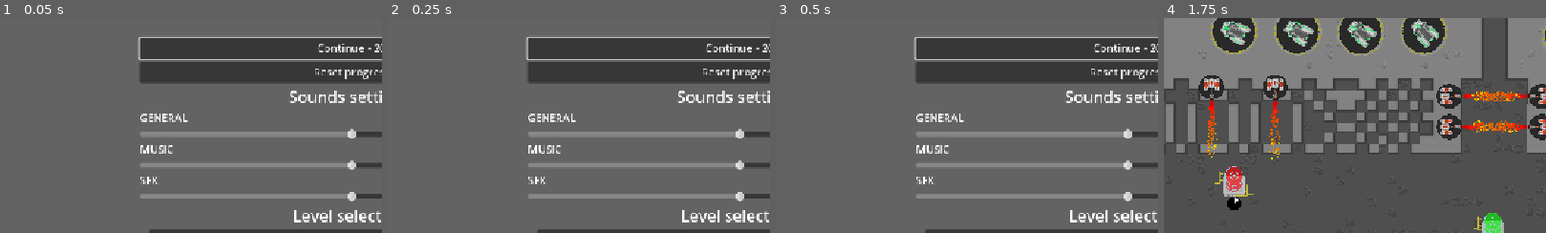
Above: before the commit, frames 1-4 (left to right).
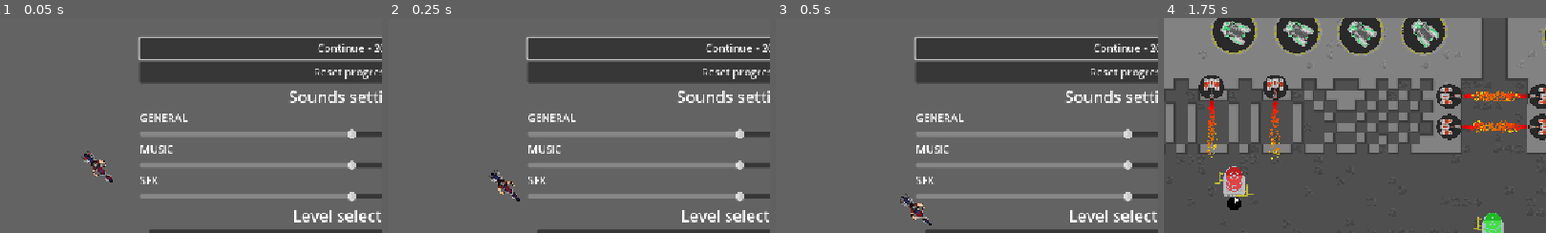
Above: after the commit, the same moments.

Repository: IwailerI/micro-jam-colors
Game: Godot game, scene res://scenes/mainmenu/mainmenu.tscn
Two runs of this game, one before a commit and one after it. Both use one fixed random seed, a clock stepped at 60 frames per second and the inputs below.
Inputs:
- Up to frame 1 (0.05 s): no input
- Up to frame 2 (0.25 s): no input
- Up to frame 3 (0.5 s): no input
- Up to frame 4 (1.75 s): click "Continue - 20" at 0.5 s; hold D (movement_right) from 1.28 s (still down); hold Space (throttle) from 1.28 s (still down)
The pictures show only the part of the screen within x 4-54%, y 25-75%; the shares and areas given below are measured in that part.

The runs differ from the first frame. In frame 1, 0.4% of the frame differs, in the area x 21-30%, y 61-77%; in frame 2, 0.3%; in frame 3, 0.4%; in frame 4, nothing differs.

Commit message:
add player to main menu

Diff:
--- a/levels/level_2.tscn
+++ b/levels/level_2.tscn
@@ -22,32 +22,6 @@
 
 [node name="Walls" parent="Tileset" index="1"]
 tile_map_data = PackedByteArray("AAAGABIAAAACAAUAAAAGABEAAAACAAQAAAAGABAAAAACAAQAAAAGAA8AAAACAAQAAAAFABIAAAABAAUAAAAFAB …(10704 unchanged characters)…
-
-[node name="Potion" parent="Pickups" index="0" instance=ExtResource("3_0srwa")]
-position = Vector2(544, 72)
-red = true
-
-[node name="Potion2" parent="Pickups" index="1" instance=ExtResource("3_0srwa")]
-position = Vector2(805, 72)
-red = true
-
-[node name="Potion3" parent="Pickups" index="2" instance=ExtResource("3_0srwa")]
-position = Vector2(674, 357)
-green = true
-blue = true
-
-[node name="Potion5" parent="Pickups" index="3" instance=ExtResource("3_0srwa")]
-position = Vector2(600, 629)
-blue = true
-
-[node name="Potion6" parent="Pickups" index="4" instance=ExtResource("3_0srwa")]
-position = Vector2(399, 630)
-blue = true
-
-[node name="Potion4" parent="Pickups" index="5" instance=ExtResource("3_0srwa")]
-position = Vector2(409, 359)
-red = true
-green = true
 
 [node name="Canon" parent="Hazards" index="0" instance=ExtResource("2_pqqg8")]
 position = Vector2(1058, 204)
@@ -78,5 +52,31 @@
 wakeup = 0.5
 cooldown = 2.0
 
+[node name="Potion" parent="Pickups" index="0" instance=ExtResource("3_0srwa")]
+position = Vector2(544, 72)
+red = true
+
+[node name="Potion2" parent="Pickups" index="1" instance=ExtResource("3_0srwa")]
+position = Vector2(805, 72)
+red = true
+
+[node name="Potion3" parent="Pickups" index="2" instance=ExtResource("3_0srwa")]
+position = Vector2(674, 357)
+green = true
+blue = true
+
+[node name="Potion5" parent="Pickups" index="3" instance=ExtResource("3_0srwa")]
+position = Vector2(600, 629)
+blue = true
+
+[node name="Potion6" parent="Pickups" index="4" instance=ExtResource("3_0srwa")]
+position = Vector2(399, 630)
+blue = true
+
+[node name="Potion4" parent="Pickups" index="5" instance=ExtResource("3_0srwa")]
+position = Vector2(409, 359)
+red = true
+green = true
+
 [node name="DeliveryPoint" parent="." index="7"]
 position = Vector2(51, 357)
--- a/levels/level_4.tscn
+++ b/levels/level_4.tscn
@@ -25,6 +25,16 @@
 [node name="Walls" parent="Tileset" index="1"]
 tile_map_data = PackedByteArray("AAAXAB0AAAACAAUAAAAXABwAAAACAAQAAAAXABsAAAACAAQAAAAXABoAAAACAAQAAAAXABkAAAACAAQAAAAXAB …(5376 unchanged characters)…
 
+[node name="Crossbow" parent="Hazards" index="0" instance=ExtResource("2_s4mq8")]
+position = Vector2(43, 324)
+wakeup = 0.0
+cooldown = 1.2
+
+[node name="Crossbow2" parent="Hazards" index="1" instance=ExtResource("2_s4mq8")]
+position = Vector2(1090, 349)
+wakeup = 0.0
+cooldown = 1.2
+
 [node name="Potion" parent="Pickups" index="0" instance=ExtResource("3_t0qhu")]
 position = Vector2(168, 603)
 red = true
@@ -45,15 +55,5 @@
 green = true
 blue = true
 
-[node name="Crossbow" parent="Hazards" index="0" instance=ExtResource("2_s4mq8")]
-position = Vector2(43, 324)
-wakeup = 0.0
-cooldown = 1.2
-
-[node name="Crossbow2" parent="Hazards" index="1" instance=ExtResource("2_s4mq8")]
-position = Vector2(1090, 349)
-wakeup = 0.0
-cooldown = 1.2
-
 [node name="DeliveryPoint" parent="." index="7"]
 position = Vector2(503, 365)
--- a/objects/player/player.gd
+++ b/objects/player/player.gd
@@ -12,6 +12,8 @@
 @export var max_speed: float = 500.0
 @export var throttle_acceleration: float = 50.0
 @export var passive_acceleration: float = -25.0 # deceleration when not pressing throttle
+
+@export var menu := false
 
 @export_category("Ramping")
 @export var ramping_speed: float = 500.0
@@ -33,6 +35,9 @@
 
 func _ready() -> void:
 	normal_collision_mask = collision_mask
+	if menu:
+		direction = PI * 0.25
+		global_rotation = direction
 
 
 func _physics_process(delta: float) -> void:
@@ -47,12 +52,14 @@
 
 func _alive_movement(delta: float) -> void:
 	# handling throttle
-	var throttle_pressed := Input.is_action_pressed("throttle")
+	var throttle_pressed := not menu and Input.is_action_pressed("throttle")
 	var acceleration: float = throttle_acceleration if throttle_pressed else passive_acceleration
 	speed = clamp(speed + acceleration * delta, base_speed, max_speed)
 
 	# handling direction
 	var inp := Input.get_vector("movement_left", "movement_right", "movement_up", "movement_down")
+	if menu:
+		inp = Vector2.ZERO
 
 	var wanted_angle := 0.0
 	if inp.is_zero_approx():
--- a/scenes/mainmenu/mainmenu.tscn
+++ b/scenes/mainmenu/mainmenu.tscn
@@ -1,10 +1,13 @@
-[gd_scene load_steps=8 format=3 uid="uid://c4cdiiuvogpet"]
+[gd_scene load_steps=10 format=3 uid="uid://c4cdiiuvogpet"]
 
 [ext_resource type="PackedScene" uid="uid://7u7dmuh7u7ca" path="res://scenes/mainmenu/level_selection.tscn" id="1_1css7"]
 [ext_resource type="Script" uid="uid://x2o52u6q7kyo" path="res://scenes/mainmenu/continue.gd" id="1_oktx4"]
 [ext_resource type="Script" uid="uid://cq5uc04um7k80" path="res://scenes/mainmenu/reset.gd" id="2_ckupo"]
 [ext_resource type="Script" uid="uid://uj4jd65vcgdo" path="res://scenes/mainmenu/window.gd" id="3_fi8nj"]
 [ext_resource type="PackedScene" uid="uid://bco8edvycsrid" path="res://scenes/sounds_settings/sounds_settings.tscn" id="4_xyqql"]
+[ext_resource type="PackedScene" uid="uid://cdj8wgxuxnkiv" path="res://objects/player/player.tscn" id="6_2x7eg"]
+
+[sub_resource type="WorldBoundaryShape2D" id="WorldBoundaryShape2D_xyqql"]
 
 [sub_resource type="LabelSettings" id="LabelSettings_so3ay"]
 font_size = 60
@@ -20,7 +23,39 @@
 grow_horizontal = 2
 grow_vertical = 2
 
+[node name="Node2D" type="Node2D" parent="."]
+
+[node name="StaticBody2D" type="StaticBody2D" parent="Node2D"]
+collision_layer = 8
+collision_mask = 0
+
+[node name="CollisionShape2D" type="CollisionShape2D" parent="Node2D/StaticBody2D"]
+position = Vector2(19, 648)
+shape = SubResource("WorldBoundaryShape2D_xyqql")
+
+[node name="CollisionShape2D2" type="CollisionShape2D" parent="Node2D/StaticBody2D"]
+position = Vector2(0, 576)
+rotation = 1.57079
+shape = SubResource("WorldBoundaryShape2D_xyqql")
+
+[node name="CollisionShape2D3" type="CollisionShape2D" parent="Node2D/StaticBody2D"]
+position = Vector2(1152, 562)
+rotation = 4.71238
+shape = SubResource("WorldBoundaryShape2D_xyqql")
+
+[node name="CollisionShape2D4" type="CollisionShape2D" parent="Node2D/StaticBody2D"]
+position = Vector2(994, 0)
+rotation = 3.14159
+shape = SubResource("WorldBoundaryShape2D_xyqql")
+
+[node name="Player" parent="Node2D" instance=ExtResource("6_2x7eg")]
+position = Vector2(187, 381)
+rotation = 0.785397
+collision_mask = 14
+menu = true
+
 [node name="Label" type="Label" parent="."]
+z_index = 10
 layout_mode = 0
 offset_left = 184.0
 offset_top = 80.0
@@ -30,6 +65,7 @@
 label_settings = SubResource("LabelSettings_so3ay")
 
 [node name="VBoxContainer" type="VBoxContainer" parent="."]
+z_index = 10
 layout_mode = 0
 offset_left = 256.0
 offset_top = 192.0
